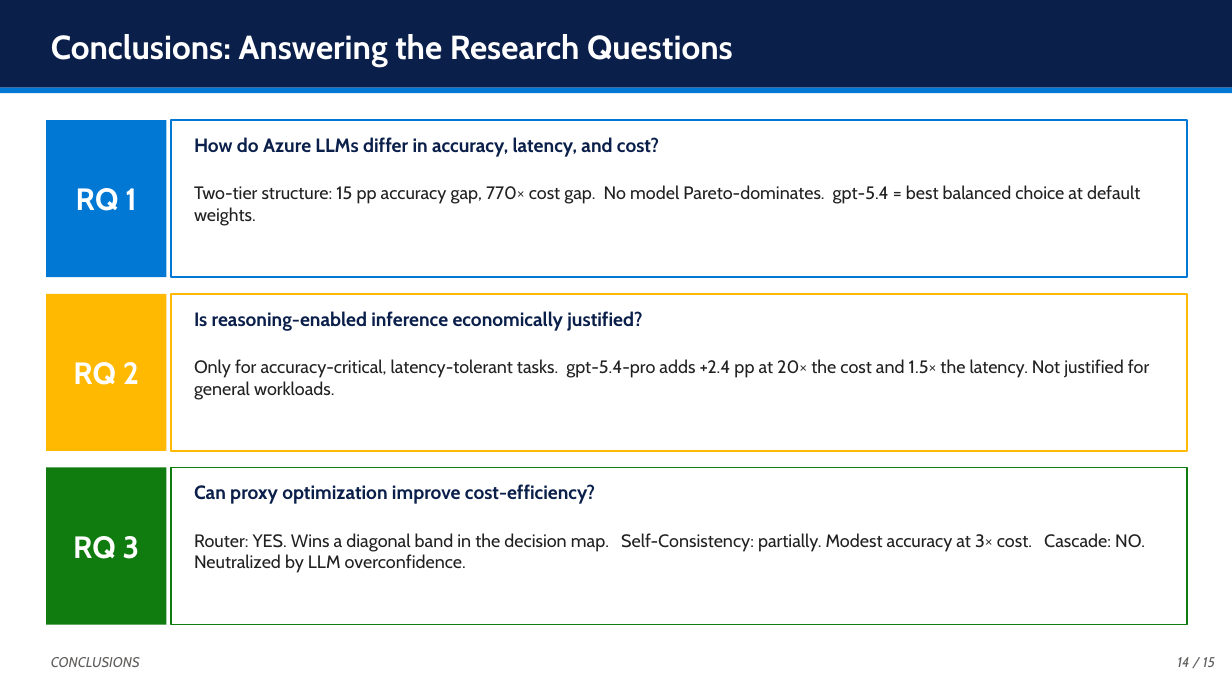
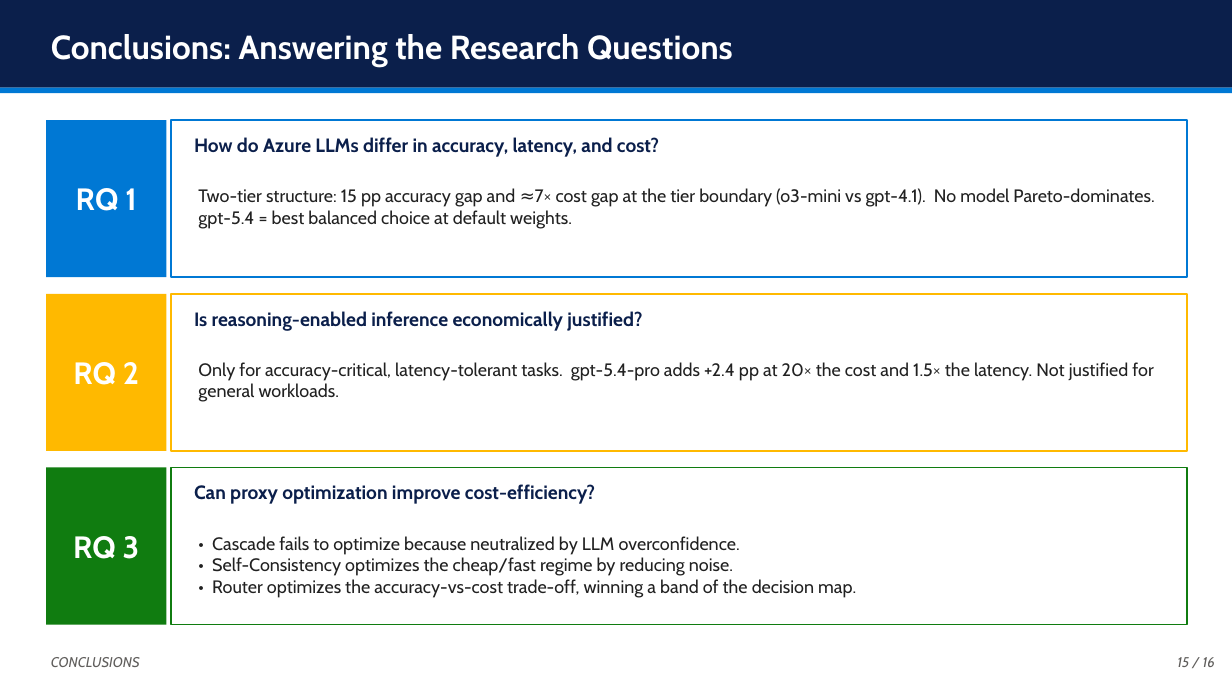
Before and after one commit to MatinAbaszada/llm-evaluation-azure, a slide deck: slide 15 of Presentation/Thesis_Defense.pptx (slide 14 before the commit). Drawn at 1232x693 pixels with LibreOffice and Linux fonts; fonts in the diff are those of the drawing. Boxes give left, top, right and bottom in pixels: in the first picture for what was removed or moved away, otherwise in the second. Text is boxed around its words. In the diff, an @@ line names an element or a change of style, - is before the commit and + after.

Commit message:
Presentation Ready

```diff
--- a/Presentation/Thesis_Defense.pptx
+++ b/Presentation/Thesis_Defense.pptx
@@ text at (x1=198, y1=188, x2=1154, y2=229): text changed @@
-Two-tier structure: 15 pp accuracy gap, 770× cost gap. No model Pareto-dominates. gpt-5.4 = best balanced choice at default weights.
+Two-tier structure: 15 pp accuracy gap and ≈7× cost gap at the tier boundary (o3-mini vs gpt-4.1). No model Pareto-dominates. gpt-5.4 = best balanced choice at default weights.
@@ text "Only for accuracy-critical, latency-tolerant tasks. ..." moved from (x1=194, y1=359, x2=1149, y2=400) to (x1=198, y1=362, x2=1153, y2=402) @@
@@ text at (x1=212, y1=536, x2=856, y2=598): text changed @@
-Router: YES. Wins a diagonal band in the decision map. Self-Consistency: partially. Modest accuracy at 3× cost. Cascade: NO. Neutralized by LLM overconfidence.
+• Cascade fails to optimize because neutralized by LLM overconfidence.
+• Self-Consistency optimizes the cheap/fast regime by reducing noise.
+• Router optimizes the accuracy-vs-cost trade-off, winning a band of the decision map.
@@ text at (x1=1177, y1=657, x2=1215, y2=667): text changed @@
-14 / 15
+15 / 16
```
Also in this commit, not shown: 17 other slides changed, 3 slides added, 8 other files.
